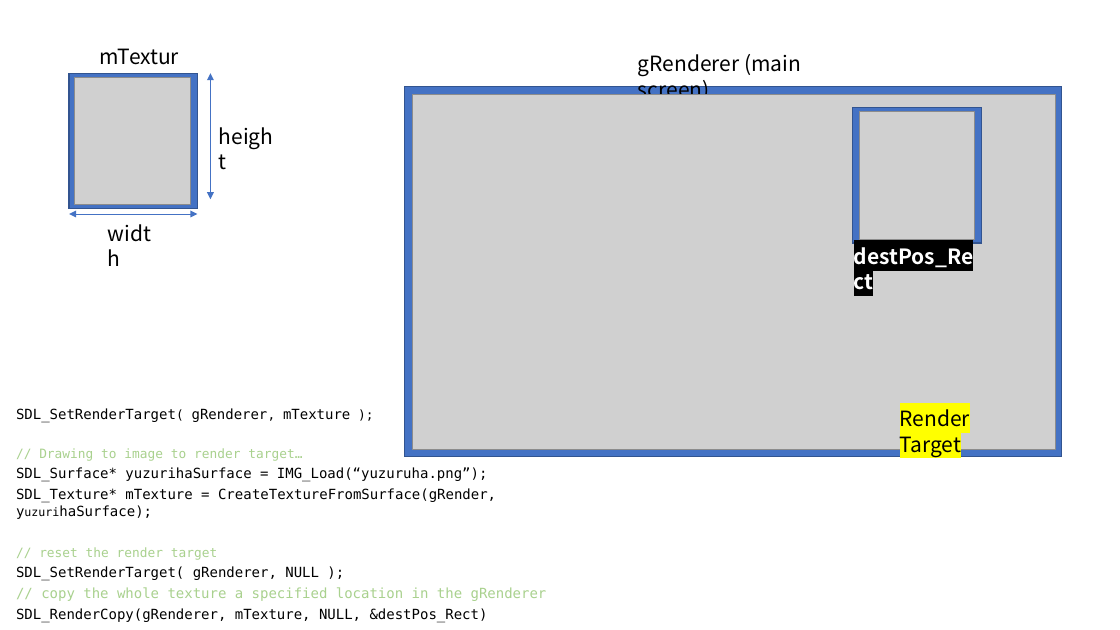
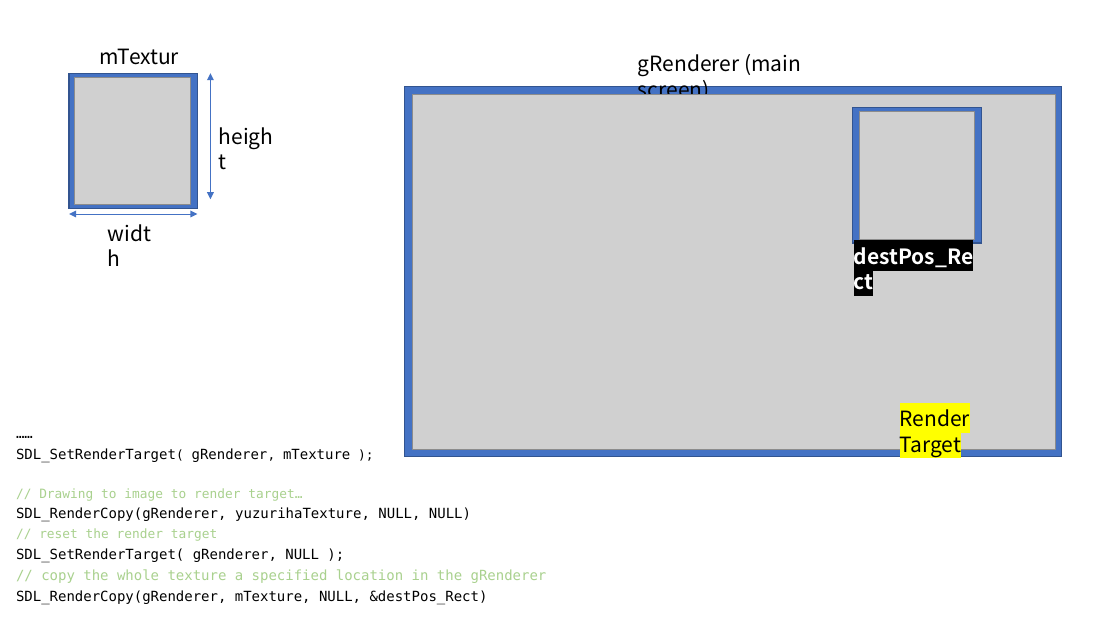
Before and after one commit to randoruf/randoruf.github.io, a slide deck: slide 6 of shared/pdf/docs/render_to_texture.pptx (slide 5 before the commit). Drawn at 1120x630 pixels with LibreOffice and Linux fonts; fonts in the diff are those of the drawing; grey boxes stand for pictures. Boxes give left, top, right and bottom in pixels: in the first picture for what was removed or moved away, otherwise in the second. Text is boxed around its words. In the diff, an @@ line names an element or a change of style, - is before the commit and + after.

```diff
--- a/shared/pdf/docs/render_to_texture.pptx
+++ b/shared/pdf/docs/render_to_texture.pptx
@@ text at [16, 448, 547, 604]: paragraph added @@
+……
@@ text "……": place and size @@
-text "……" at [16, 408, 547, 623]
+text "……" at [16, 448, 547, 604]
@@ text at [16, 507, 471, 522]: text changed @@
-SDL_Surface* yuzurihaSurface = IMG_Load(“yuzuruha.png”);
-SDL_Texture* mTexture = CreateTextureFromSurface(gRender, yuzurihaSurface);
+SDL_RenderCopy(gRenderer, yuzurihaTexture, NULL, NULL)
```
Also in this commit, not shown: 3 other slides changed, 1 slide added, 1 other file.
